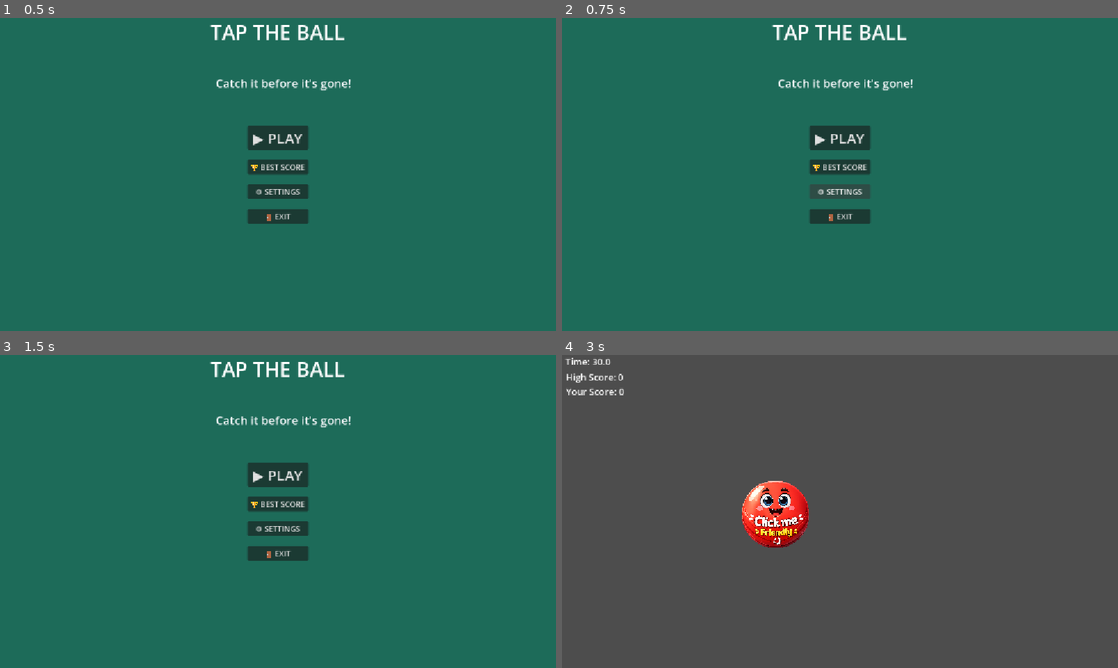
Above: before the commit, frames 1-4 (two rows, left to right).
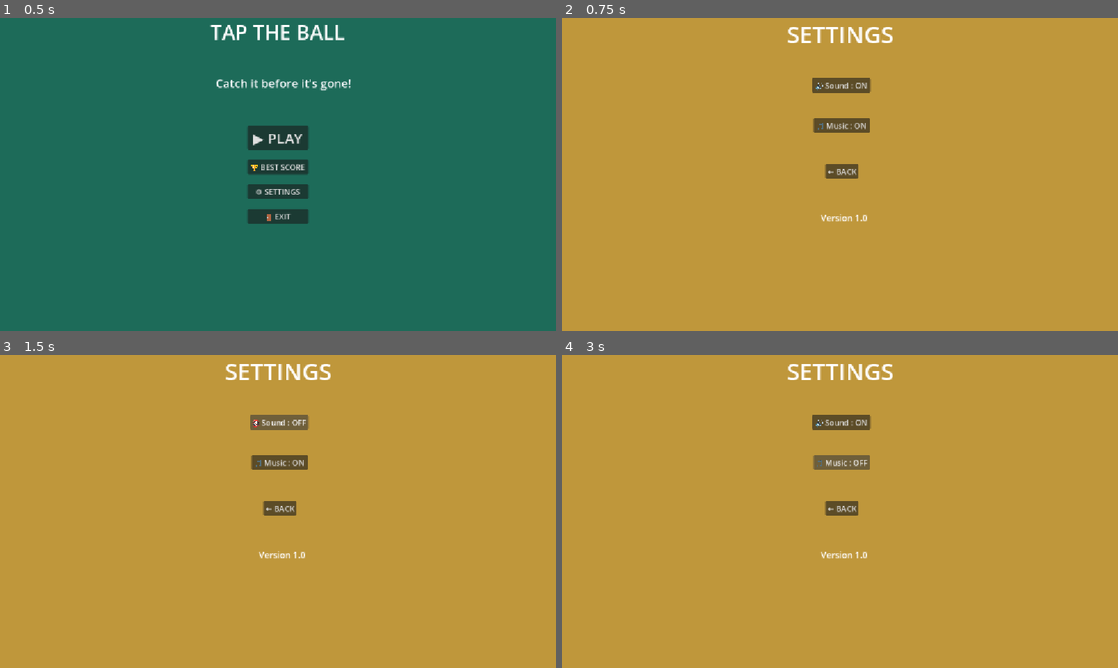
Above: after the commit, the same moments.

Repository: neotechops/tap-the-ball
Game: Godot game, scene res://Scenes/MainMenu.tscn
The game is run twice, just before and just after one commit, with the same random seed, the same clock (stepped at 60 frames per second) and the same inputs.
Inputs (mouse positions are in pixels of both pictures, inside the frame that each line leads up to):
- Up to frame 1 (0.5 s): no input
- Up to frame 2 (0.75 s): click "⚙ SETTINGS" at 0.5 s
- Up to frame 3 (1.5 s): click (278, 423) at 1.25 s, where only the run after the commit has a clickable "🔊 Sound : ON"
- Up to frame 4 (3 s): click (840, 423) at 2 s, where only the run after the commit has a clickable "🔇 Sound : OFF"; click (840, 461) at 2.75 s, where only the run after the commit has a clickable "🎵 Music : ON"

Frame 1 is identical in both runs. In frame 2, 100% of the frame differs, in the area x 0-100%, y 0-100%; in frame 3, 100%; in frame 4, 100%.

Commit message:
Add settings screen with navigation and toggles

Diff:
--- /dev/null
+++ b/Scenes/Settings.tscn
@@ -0,0 +1,76 @@
+[gd_scene format=3 uid="uid://cqm48ib1vs1sx"]
+
+[ext_resource type="Script" uid="uid://66py4f0b8bqo" path="res://Scripts/Settings.gd" id="1_4hxq3"]
+
+[sub_resource type="LabelSettings" id="LabelSettings_fv8yg"]
+font_size = 48
+
+[sub_resource type="LabelSettings" id="LabelSettings_mjvk5"]
+font_size = 18
+
+[node name="Settings" type="Control" unique_id=1175939362]
+layout_mode = 3
+anchors_preset = 15
+anchor_right = 1.0
+anchor_bottom = 1.0
+grow_horizontal = 2
+grow_vertical = 2
+script = ExtResource("1_4hxq3")
+
+[node name="Background" type="ColorRect" parent="." unique_id=942745119]
+layout_mode = 1
+anchors_preset = 15
+anchor_right = 1.0
+anchor_bottom = 1.0
+grow_horizontal = 2
+grow_vertical = 2
+color = Color(0.7507032, 0.5900103, 0.23302689, 1)
+
+[node name="Title" type="Label" parent="." unique_id=1291807567]
+layout_mode = 1
+anchors_preset = 5
+anchor_left = 0.5
+anchor_right = 0.5
+offset_left = -110.5
+offset_right = 110.5
+offset_bottom = 67.0
+grow_horizontal = 2
+text = "SETTINGS"
+label_settings = SubResource("LabelSettings_fv8yg")
+
+[node name="SoundButton" type="Button" parent="." unique_id=1090120705]
+layout_mode = 0
+offset_left = 518.0
+offset_top = 124.0
+offset_right = 639.0
+offset_bottom = 155.0
+text = "🔊 Sound : ON"
+
+[node name="MusicButton" type="Button" parent="." unique_id=1401248342]
+layout_mode = 0
+offset_left = 521.0
+offset_top = 207.0
+offset_right = 638.0
+offset_bottom = 238.0
+text = "🎵 Music : ON"
+
+[node name="VersionLabel" type="Label" parent="." unique_id=1400602403]
+layout_mode = 1
+anchors_preset = 2
+anchor_top = 1.0
+anchor_bottom = 1.0
+offset_left = 536.0
+offset_top = -247.0
+offset_right = 632.0
+offset_bottom = -221.0
+grow_vertical = 0
+text = "Version 1.0"
+label_settings = SubResource("LabelSettings_mjvk5")
+
+[node name="BackButton" type="Button" parent="." unique_id=743484481]
+layout_mode = 0
+offset_left = 546.0
+offset_top = 302.0
+offset_right = 614.0
+offset_bottom = 333.0
+text = "← BACK"
--- a/Scripts/MainMenu.gd
+++ b/Scripts/MainMenu.gd
@@ -2,13 +2,18 @@
 
 @onready var play_button = $MenuButtons/PlayButton
 @onready var best_score_button = $MenuButtons/BestScoreButton
+@onready var settings_button = $MenuButtons/SettingsButton
 
 func _ready():
 	play_button.pressed.connect(_on_play_pressed)
 	best_score_button.pressed.connect(_on_best_score_pressed)
+	settings_button.pressed.connect(_on_settings_pressed)
 
 func _on_play_pressed():
 	get_tree().change_scene_to_file("res://Scenes/Main.tscn")
 
 func _on_best_score_pressed():
 	get_tree().change_scene_to_file("res://Scenes/BestScore.tscn")
+
+func _on_settings_pressed():
+	get_tree().change_scene_to_file("res://Scenes/Settings.tscn")
--- /dev/null
+++ b/Scripts/Settings.gd
@@ -0,0 +1,32 @@
+extends Control
+
+@onready var sound_button = $SoundButton
+@onready var music_button = $MusicButton
+@onready var back_button = $BackButton
+
+var sound_enabled = true
+var music_enabled = true
+
+func _ready():
+	sound_button.pressed.connect(_on_sound_pressed)
+	music_button.pressed.connect(_on_music_pressed)
+	back_button.pressed.connect(_on_back_pressed)
+
+func _on_sound_pressed():
+	sound_enabled = !sound_enabled
+
+	if sound_enabled:
+		sound_button.text = "🔊 Sound : ON"
+	else:
+		sound_button.text = "🔇 Sound : OFF"
+
+func _on_music_pressed():
+	music_enabled = !music_enabled
+
+	if music_enabled:
+		music_button.text = "🎵 Music : ON"
+	else:
+		music_button.text = "🎵 Music : OFF"
+
+func _on_back_pressed():
+	get_tree().change_scene_to_file("res://Scenes/MainMenu.tscn")
Not shown, added: Scripts/Settings.gd.uid
